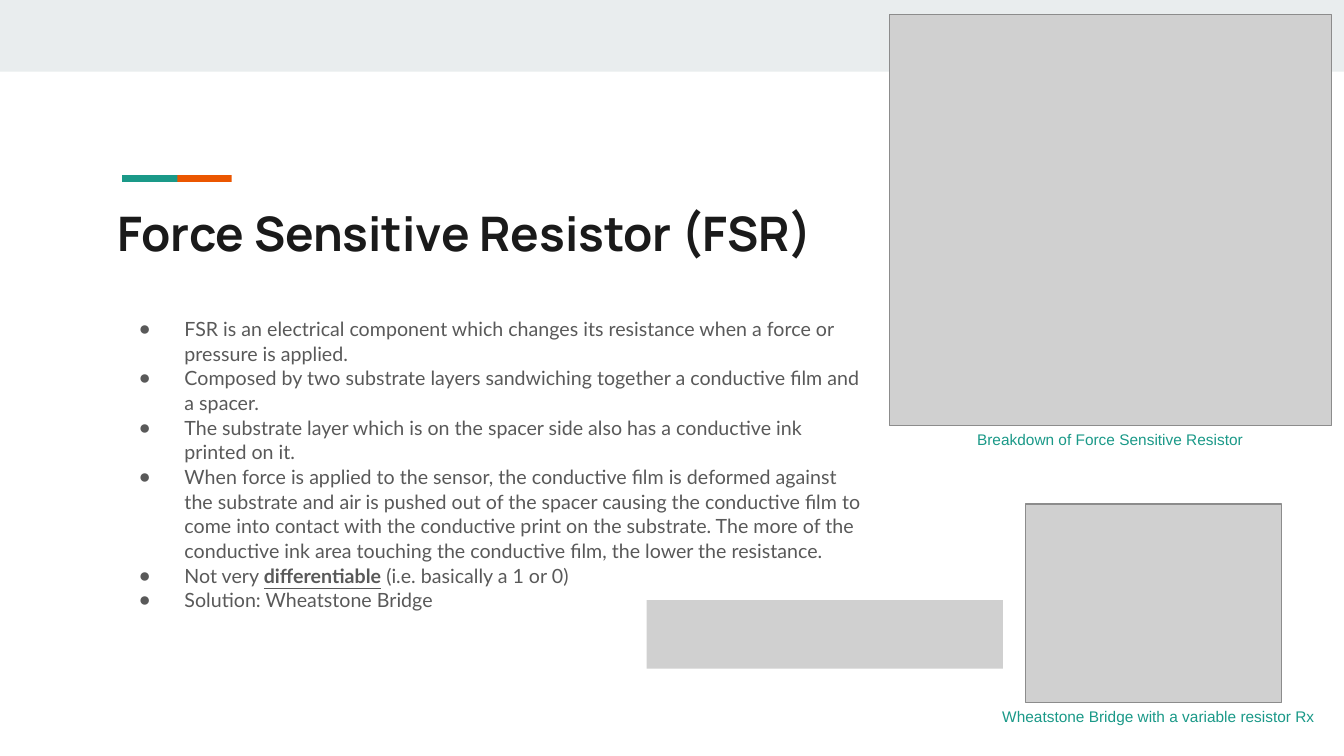
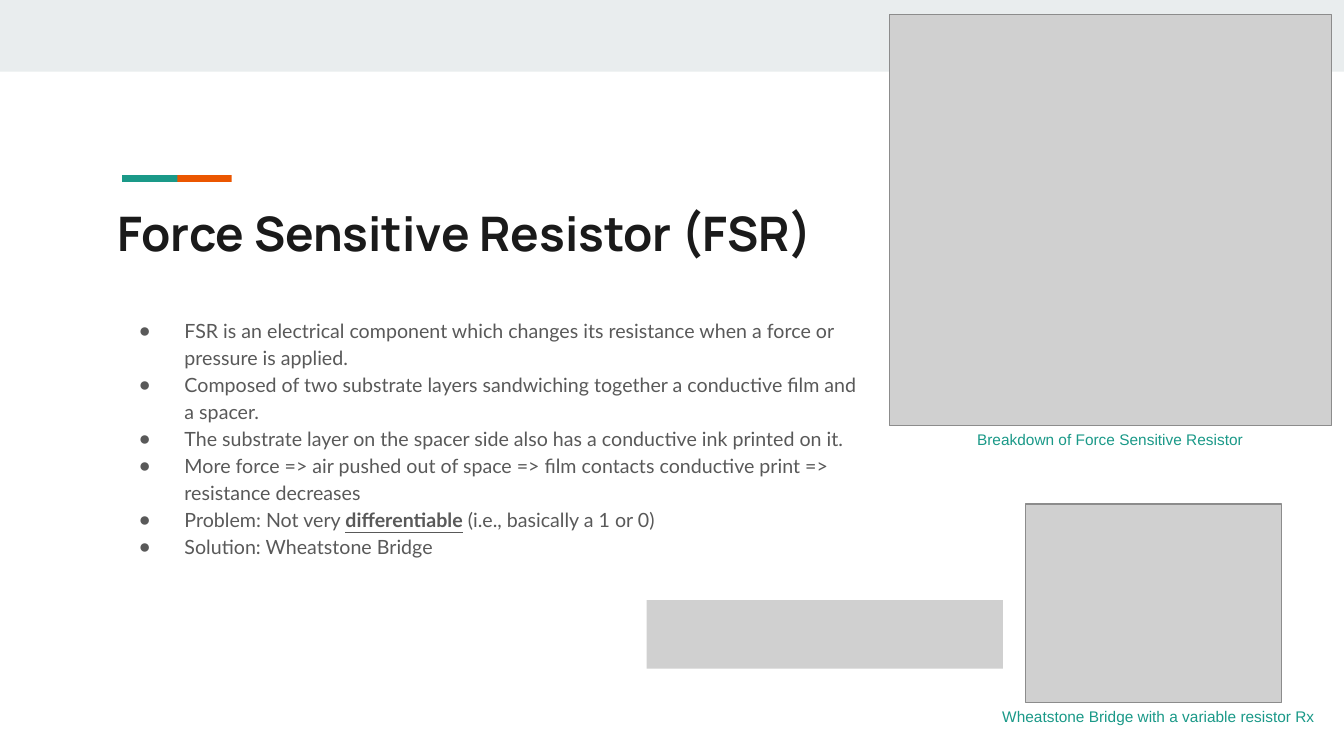
Before and after one commit to cnaught1/EC551_Final_Project, a slide deck: slide 6 of Bringing the Analog World to Digital Design_EC551_Final Project.pptx (slide 7 before the commit). Drawn at 1344x756 pixels with LibreOffice and Linux fonts; fonts in the diff are those of the drawing; grey boxes stand for pictures. Boxes give left, top, right and bottom in pixels: in the first picture for what was removed or moved away, otherwise in the second. Text is boxed around its words. In the diff, an @@ line names an element or a change of style, - is before the commit and + after.

Commit message:
Updated slides

```diff
--- a/Bringing the Analog World to Digital Design_EC551_Final Project.pptx
+++ b/Bringing the Analog World to Digital Design_EC551_Final Project.pptx
@@ text at (x1=184, y1=323, x2=834, y2=558): line spacing 1.05 to 1.15 @@
@@ text at (x1=184, y1=377, x2=856, y2=533): text changed @@
-● Composed by two substrate layers sandwiching together a conductive film and a spacer.
-● The substrate layer which is on the spacer side also has a conductive ink printed on it.
-● When force is applied to the sensor, the conductive film is deformed against the substrate and air is pushed out of the spacer causing the conductive film to come into contact with the conductive print on the substrate. The more of the conductive ink area touching the conductive film, the lower the resistance.
-● Not very differentiable (i.e. basically a 1 or 0)
+● Composed of two substrate layers sandwiching together a conductive film and a spacer.
+● The substrate layer on the spacer side also has a conductive ink printed on it.
+● More force => air pushed out of space => film contacts conductive print => resistance decreases
+● Problem: Not very differentiable (i.e., basically a 1 or 0)
```
Also in this commit, not shown: 8 other slides changed, 5 slides added, 7 slides removed.
